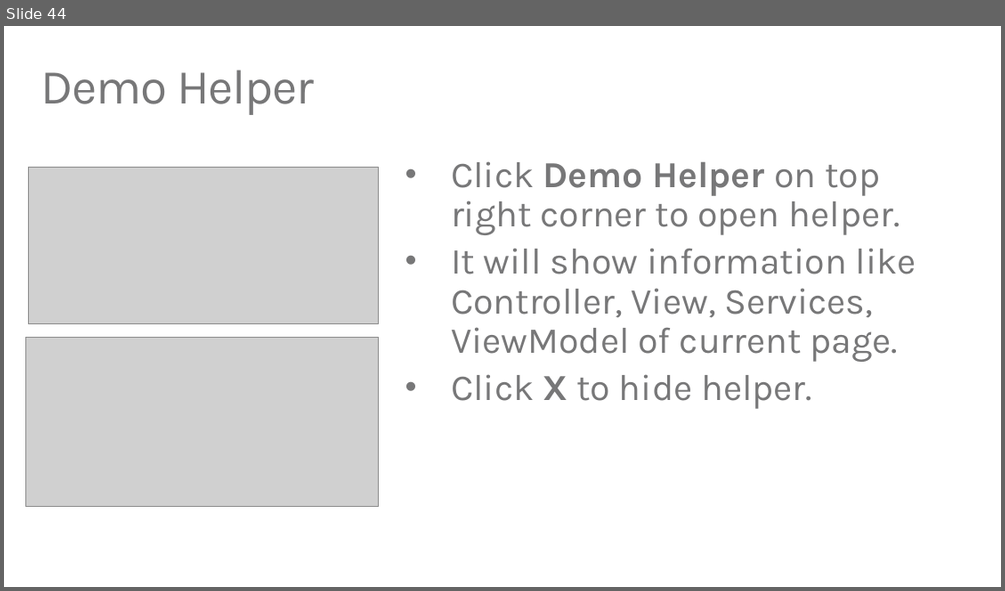
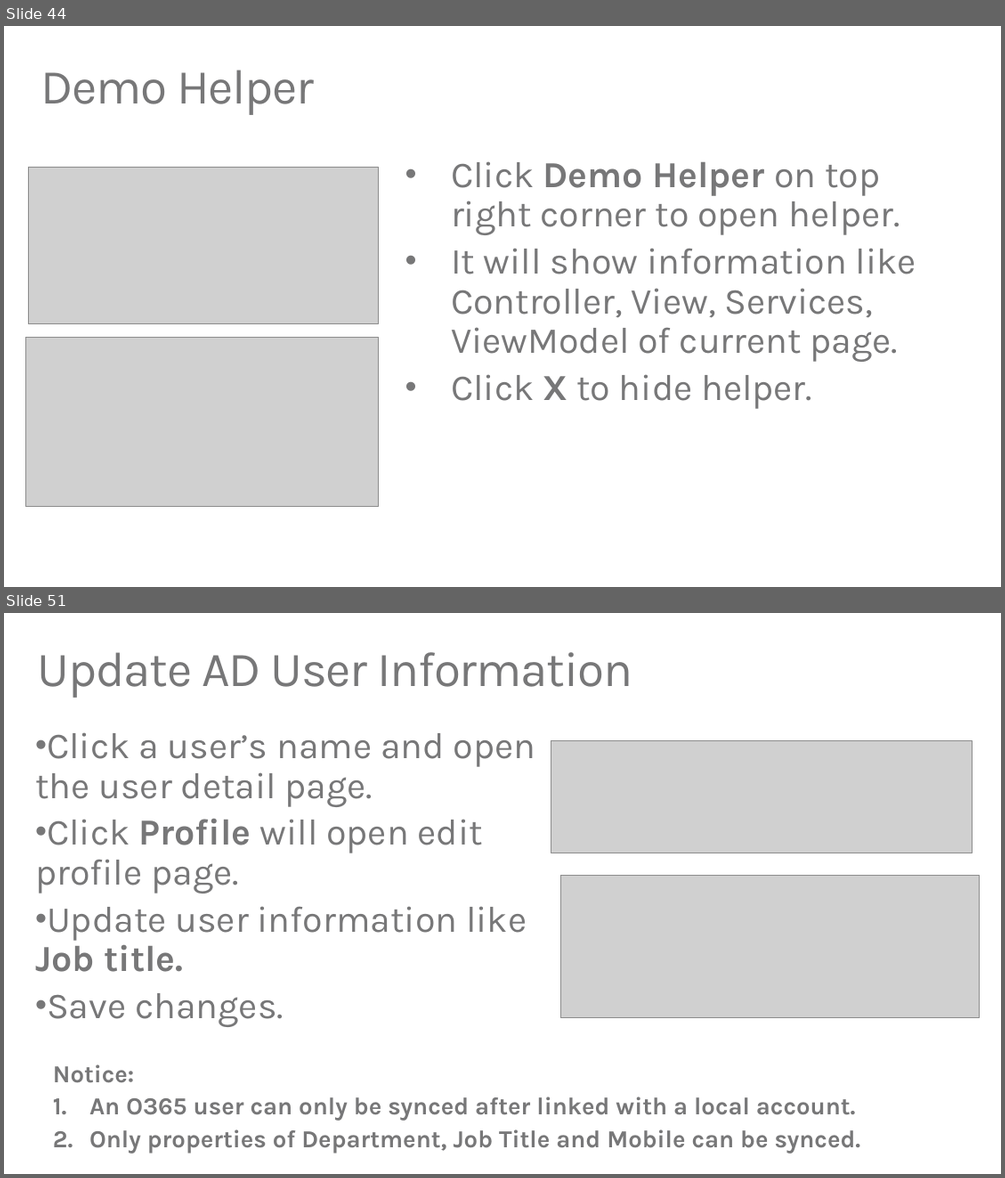
Before and after one commit to TylerLu/EDUGraphAPI-PHP, a slide deck: EDU GRAPH-API Demo Script.pptx. Shown one above the other, each under a label of ours: slide 44 before the commit, slides 44 and 51 after it; the slides between them are not shown. The pictures are 1005x591 and 1005x1178 pixels, drawn with LibreOffice and Linux fonts; fonts in the diff are those of the drawing; grey boxes stand for pictures. Boxes give left, top, right and bottom in pixels: in the first picture for what was removed or moved away, otherwise in the second. Text is boxed around its words. In the diff, an @@ line names an element or a change of style, - is before the commit and + after.

```diff
--- a/EDU GRAPH-API Demo Script.pptx
+++ b/EDU GRAPH-API Demo Script.pptx
@@ slide 51 added at (4,613,1001,1174), background #FFFFFF @@
@@ title added at (38,652,632,698), 48 pt, text #777778 @@
+Update AD User Information
@@ text added at (35,732,535,1027), 36 pt, text #777778 @@
+• Click a user’s name and open the user detail page.
+• Click Profile will open edit profile page.
+• Update user information like Job title.
+• Save changes.
@@ picture added at (551,740,972,852) @@
@@ picture added at (560,875,979,1018) @@
@@ text added at (53,1064,861,1153), 24 pt, text #777778, bold @@
+Notice:
+1. An O365 user can only be synced after linked with a local account.
+2. Only properties of Department, Job Title and Mobile can be synced.
```
Also in this commit, not shown: 7 other slides added, 3 other files.
